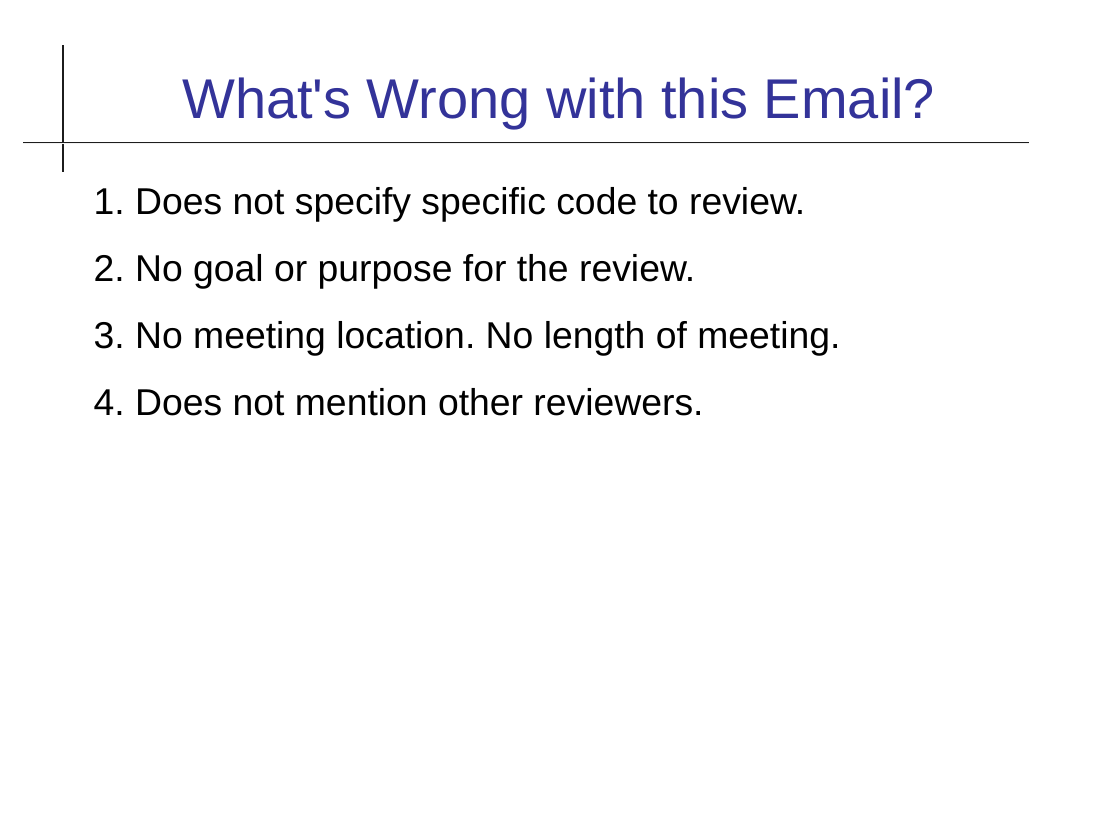
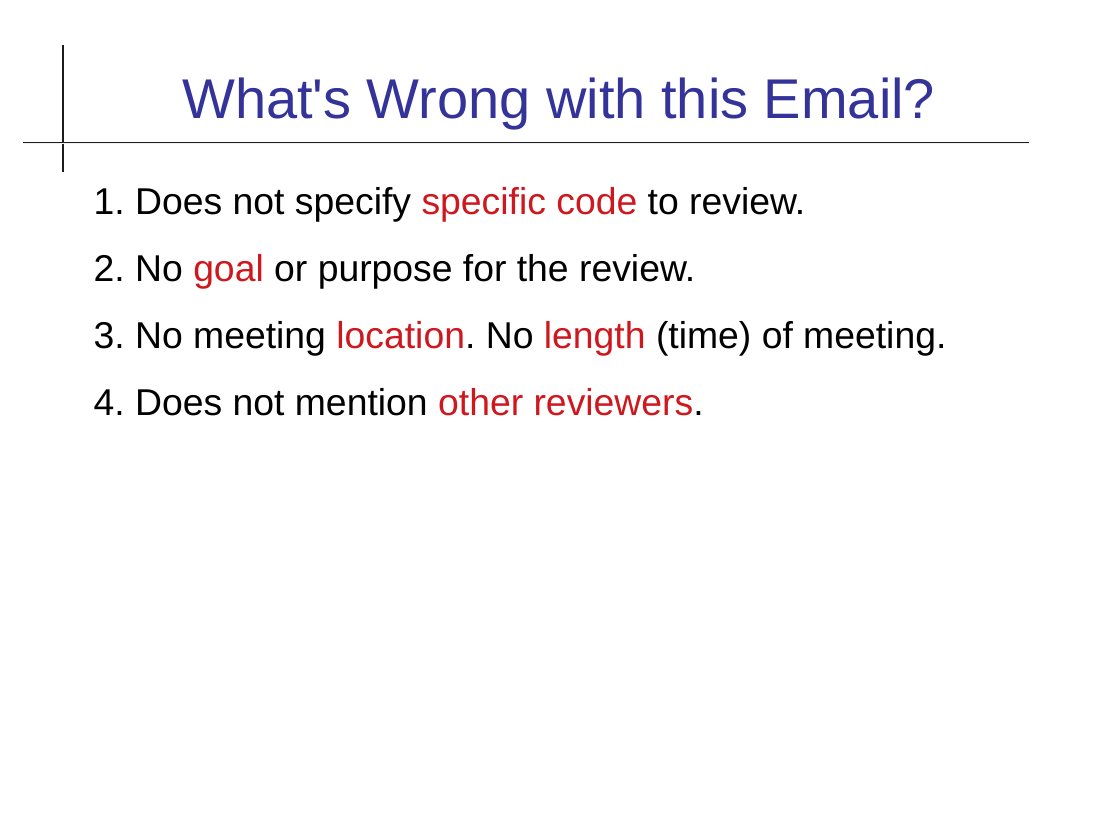
Before and after one commit to cpske/ISP, a slide deck: slide 4 of review/Code-Review-Practice.odp (slide 3 before the commit). Drawn at 1120x840 pixels with LibreOffice and Linux fonts; fonts in the diff are those of the drawing. Boxes give left, top, right and bottom in pixels: in the first picture for what was removed or moved away, otherwise in the second. Text is boxed around its words. In the diff, an @@ line names an element or a change of style, - is before the commit and + after.

```diff
--- a/review/Code-Review-Practice.odp
+++ b/review/Code-Review-Practice.odp
@@ text at bbox=[94, 187, 805, 416]: text colour #000000 to #CE181E in "specific code", "goal", "other reviewers." @@
@@ text at bbox=[94, 321, 946, 355]: text changed @@
-3. No meeting location. No length of meeting.
+3. No meeting location. No length (time) of meeting.
```
Also in this commit, not shown: 7 other slides changed, 1 slide added, 6 other files.
